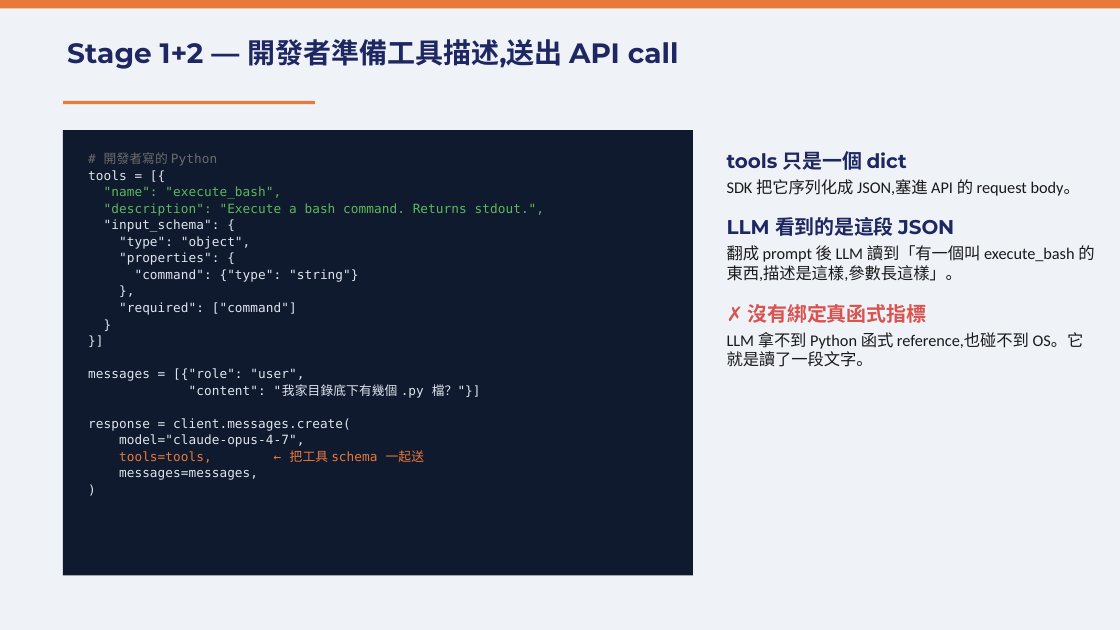
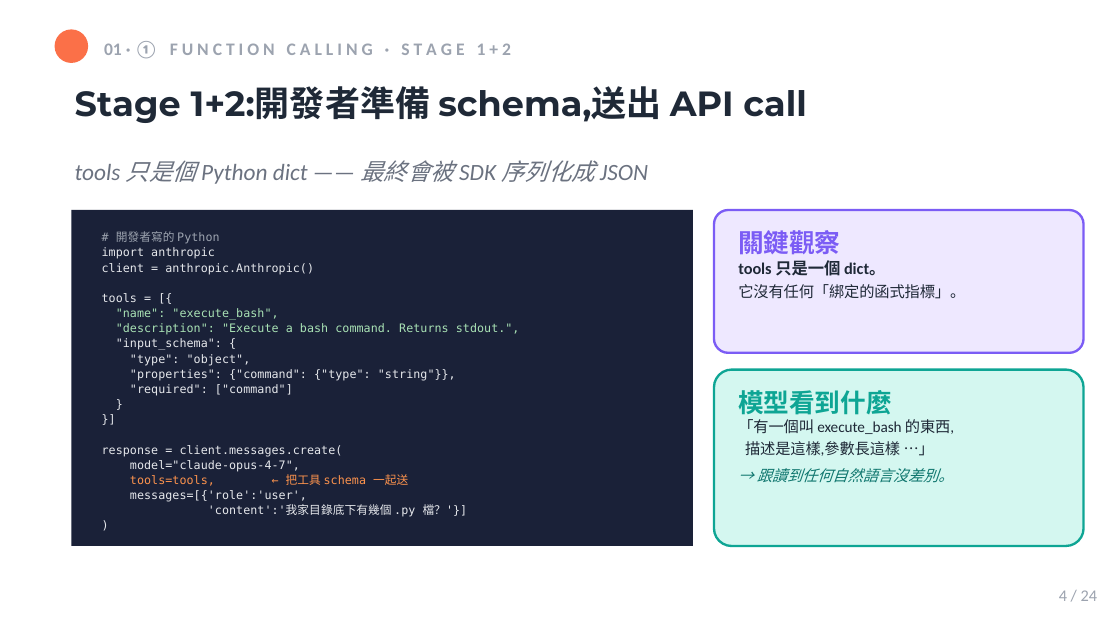
Before and after one commit to mjib007/nchu-mcp-workshop-2026, a slide deck: slide 4 of 02-how-mcp-works.pptx (slide 5 before the commit). Drawn at 1120x630 pixels with LibreOffice and Linux fonts; fonts in the diff are those of the drawing. Boxes give left, top, right and bottom in pixels: in the first picture for what was removed or moved away, otherwise in the second. Text is boxed around its words. In the diff, an @@ line names an element or a change of style, - is before the commit and + after.

```diff
--- a/02-how-mcp-works.pptx
+++ b/02-how-mcp-works.pptx
@@ rectangle at (x1=0, y1=0, x2=1120, y2=629): fill #EFF2F7 to #FFFFFF; shadow on @@
@@ rectangle removed at (x1=0, y1=0, x2=1120, y2=8) @@
@@ ellipse added at (x1=55, y1=29, x2=88, y2=63), fill #FB7048 @@
@@ text added at (x1=104, y1=41, x2=511, y2=58), 11.2 pt, text #9CA3AF, bold @@
+01 · ① F U N C T I O N C A L L I N G · S T A G E 1 + 2
@@ text at (x1=75, y1=86, x2=806, y2=123): text changed; size 18 to 22.5 pt; text colour #1E2761 to #1F2937 @@
-Stage 1+2 — 開發者準備工具描述,送出 API call
+Stage 1+2:開發者準備 schema,送出 API call
@@ rectangle removed at (x1=63, y1=101, x2=315, y2=104) @@
@@ text added at (x1=75, y1=160, x2=648, y2=184), 15 pt, text #6B7280, italic @@
+tools 只是個 Python dict —— 最終會被 SDK 序列化成 JSON
@@ text removed at (x1=727, y1=151, x2=1094, y2=367) @@
-tools 只是一個 dict
-SDK 把它序列化成 JSON,塞進 API 的 request body。
-LLM 看到的是這段 JSON
-翻成 prompt 後 LLM 讀到「有一個叫 execute_bash 的東西,描述是這樣,參數長這樣」。
-✗ 沒有綁定真函式指標
-LLM 拿不到 Python 函式 reference,也碰不到 OS。它就是讀了一段文字。
@@ rectangle resized from (x1=63, y1=130, x2=692, y2=575) to (x1=72, y1=211, x2=693, y2=547) @@
@@ rectangle at (x1=72, y1=211, x2=693, y2=547): fill #101A2E to #1A2138 @@
@@ text "# 開發者寫的 Python" moved from (x1=88, y1=152, x2=545, y2=480) to (x1=102, y1=231, x2=520, y2=517) @@
@@ text at (x1=102, y1=231, x2=520, y2=486): size 8.2 to 7.5 pt in "# 開發者寫的 Python", "tools = [{", ""name": "execute_bash",", ""description": "Execute a bash command. Returns stdout."," and 9 more places; text colour #6B6B6B to #9CA3AF in "# 開發者寫的 Python"; text colour #DDE4EE to #E5E7EB in "tools = [{", ""input_schema": {", ""type": "object",", ""required": ["command"]" and 5 more places; text colour #5CB85C to #A8E1B4 in ""name": "execute_bash",", ""description": "Execute a bash command. Returns stdout.","; text colour #E8793A to #FB924D in "tools=tools, ← 把工具 schema 一起送" @@
@@ rounded rectangle added at (x1=715, y1=211, x2=1084, y2=353), fill #EEE8FF, outline #7B5CF5 1.5 pt @@
@@ text added at (x1=738, y1=230, x2=840, y2=254), 16.5 pt, text #7B5CF5, bold @@
+關鍵觀察
@@ text at (x1=102, y1=247, x2=314, y2=275): paragraphs added @@
+import anthropic
+client = anthropic.Anthropic()
@@ text added at (x1=738, y1=260, x2=965, y2=299), 9.8 pt, text #1F2937 @@
+tools 只是一個 dict。
+它沒有任何「綁定的函式指標」。
@@ text at (x1=88, y1=368, x2=481, y2=398): paragraphs removed @@
-messages = [{"role": "user",
-"content": "我家目錄底下有幾個 .py 檔？"}]
@@ text at (x1=130, y1=369, x2=456, y2=381): text changed; size 8.2 to 7.5 pt; text colour #DDE4EE to #E5E7EB @@
-"properties": {
-"command": {"type": "string"}
-},
+"properties": {"command": {"type": "string"}},
@@ rounded rectangle added at (x1=715, y1=370, x2=1084, y2=545), fill #D4F7F0, outline #0EA594 1.5 pt @@
@@ text added at (x1=738, y1=390, x2=891, y2=415), 16.5 pt, text #0EA594, bold @@
+模型看到什麼
@@ text added at (x1=738, y1=419, x2=954, y2=483), 9.8 pt, text #1F2937 @@
+「有一個叫 execute_bash 的東西,
+描述是這樣,參數長這樣 …」
+→ 跟讀到任何自然語言沒差別。
@@ text at (x1=130, y1=490, x2=468, y2=517): text changed; size 8.2 to 7.5 pt; text colour #DDE4EE to #E5E7EB @@
-messages=messages,
+messages=[{'role':'user',
+'content':'我家目錄底下有幾個 .py 檔？'}]
@@ text added at (x1=1059, y1=590, x2=1097, y2=601), 10.5 pt, text #9CA3AF @@
+4 / 24
```
Also in this commit, not shown: 20 other slides changed, 1 slide added, 9 slides removed, 21 other files.
